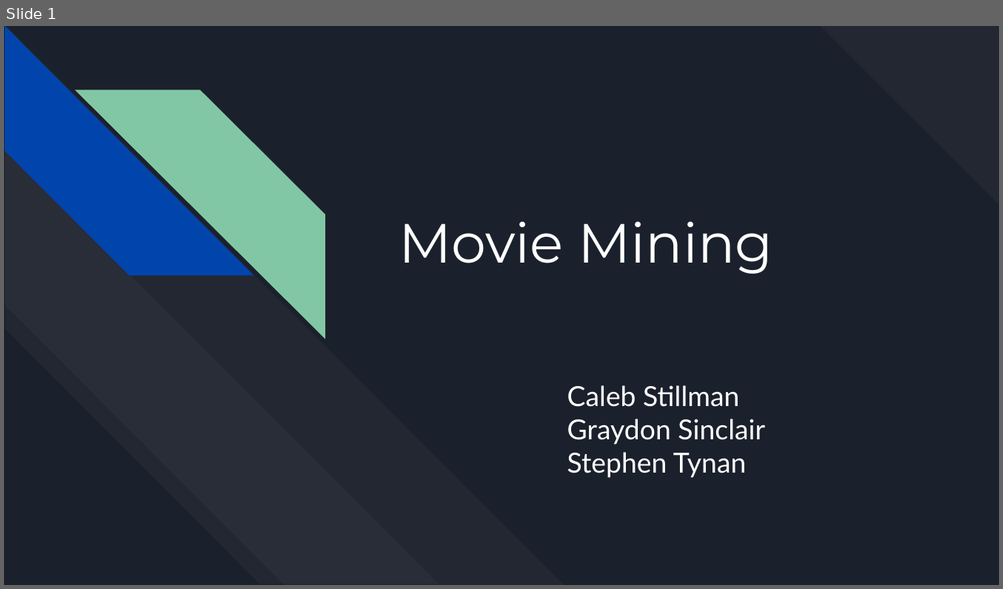
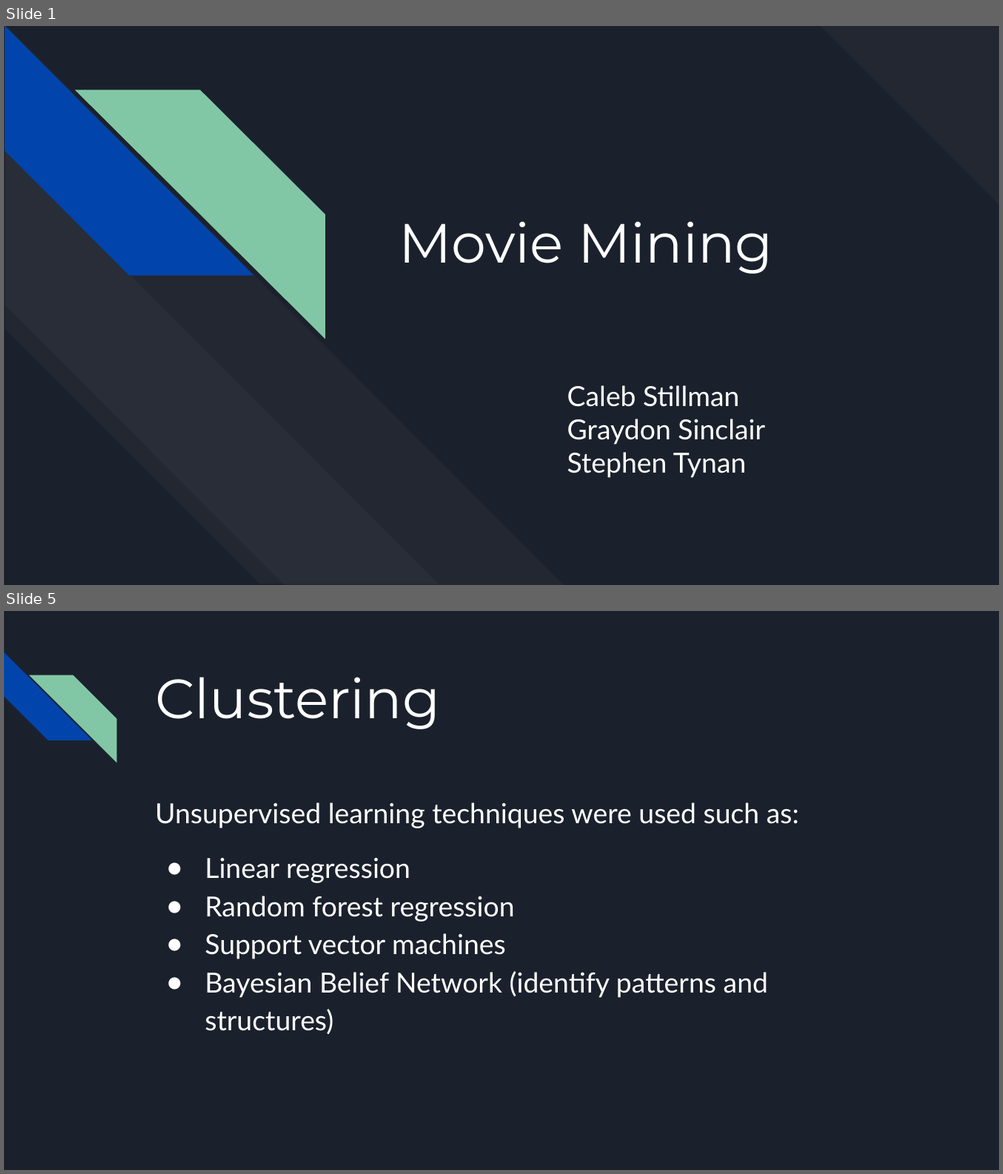
Before and after one commit to cstillma/MovieMining, a slide deck: Deliverables - Raw/08_MovieMining_Part6.pptx. Shown one above the other, each under a label of ours: slide 1 before the commit, slides 1 and 5 after it; the slides between them are not shown. The pictures are 1003x589 and 1003x1174 pixels, drawn with LibreOffice and Linux fonts; fonts in the diff are those of the drawing. Boxes give left, top, right and bottom in pixels: in the first picture for what was removed or moved away, otherwise in the second. Text is boxed around its words. In the diff, an @@ line names an element or a change of style, - is before the commit and + after.

```diff
--- a/Deliverables - Raw/08_MovieMining_Part6.pptx
+++ b/Deliverables - Raw/08_MovieMining_Part6.pptx
@@ slide 5 added at (4,611,999,1170), background #1B212C @@
@@ diag stripe added at (4,652,91,741), fill #0145AC @@
@@ diag stripe added at (29,675,116,762), fill #82C7A5 @@
@@ title added at (155,677,440,729), 40 pt, text #FFFFFF @@
+Clustering
@@ text added at (155,803,799,1035), 20 pt, text #FFFFFF @@
+Unsupervised learning techniques were used such as:
+● Linear regression
+● Random forest regression
+● Support vector machines
+● Bayesian Belief Network (identify patterns and structures)
```
Also in this commit, not shown: 1 slide changed, 5 other slides added, 5 slides removed.
